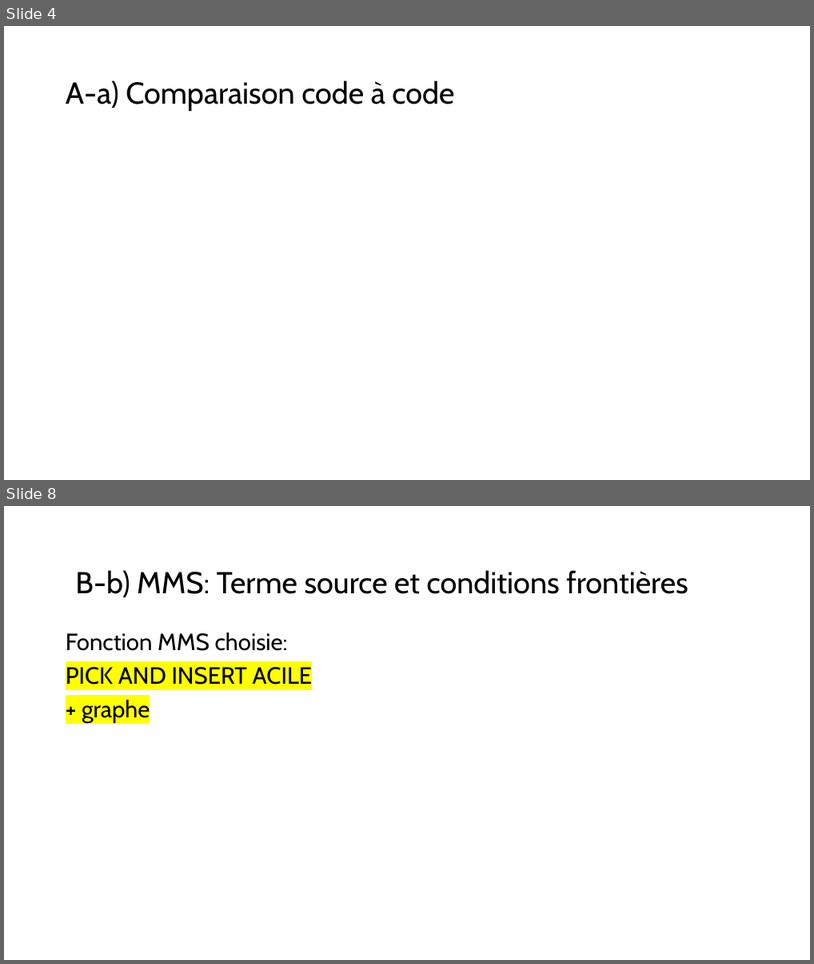
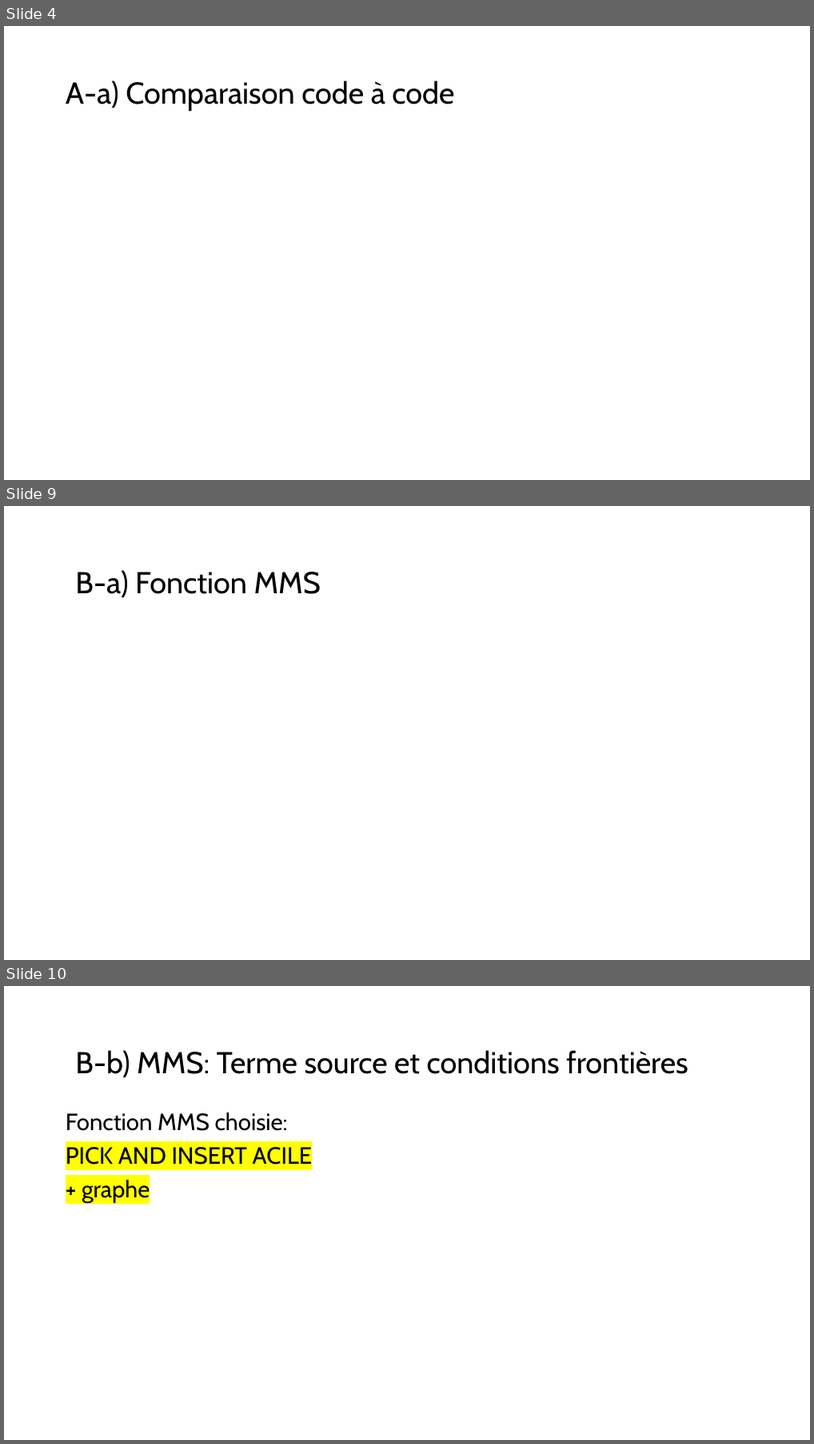
Before and after one commit to mehdibendaya/MEC8211DEV2, a slide deck: Devoir_2.pptx. Shown one above the other, each under a label of ours: slides 4 and 8 before the commit, slides 4, 9 and 10 after it; the slides between them are not shown. The pictures are 814x964 and 814x1444 pixels, drawn with LibreOffice and Linux fonts; fonts in the diff are those of the drawing; grey boxes stand for pictures. Boxes give left, top, right and bottom in pixels: in the first picture for what was removed or moved away, otherwise in the second. Text is boxed around its words. In the diff, an @@ line names an element or a change of style, - is before the commit and + after.

```diff
--- a/Devoir_2.pptx
+++ b/Devoir_2.pptx
@@ slide 9 added at box(4, 506, 810, 960), background #FFFFFF @@
@@ text added at box(75, 570, 321, 597), 36 pt, text #000000 @@
+B-a) Fonction MMS
@@ what was slide 8 is now slide 10 @@
```
Also in this commit, not shown: 2 slides changed, 1 other slide added, 3 other files.
